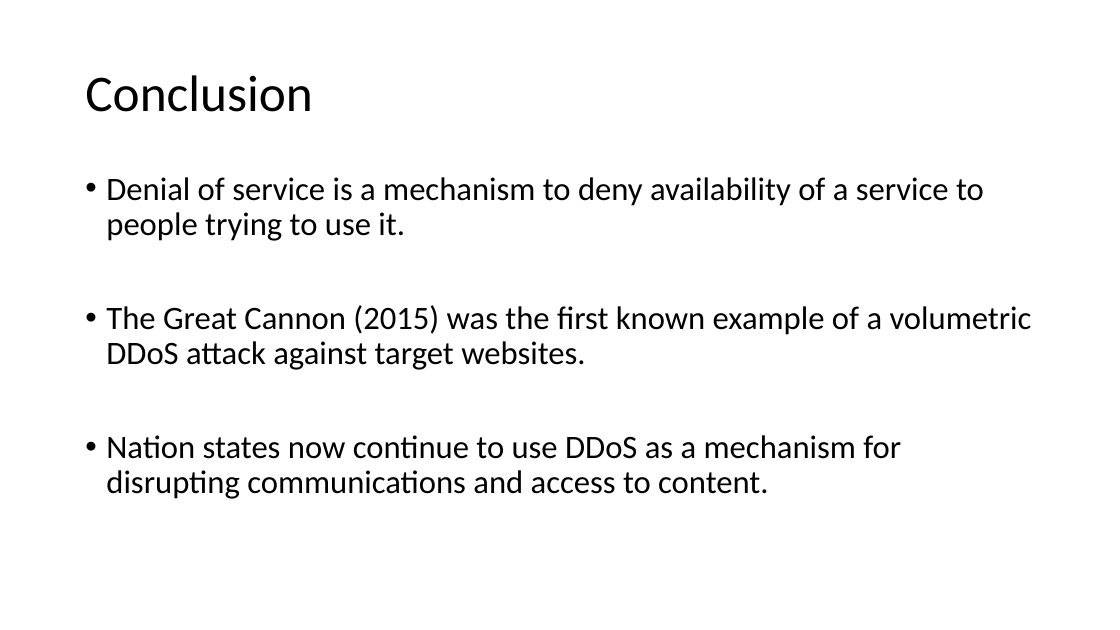
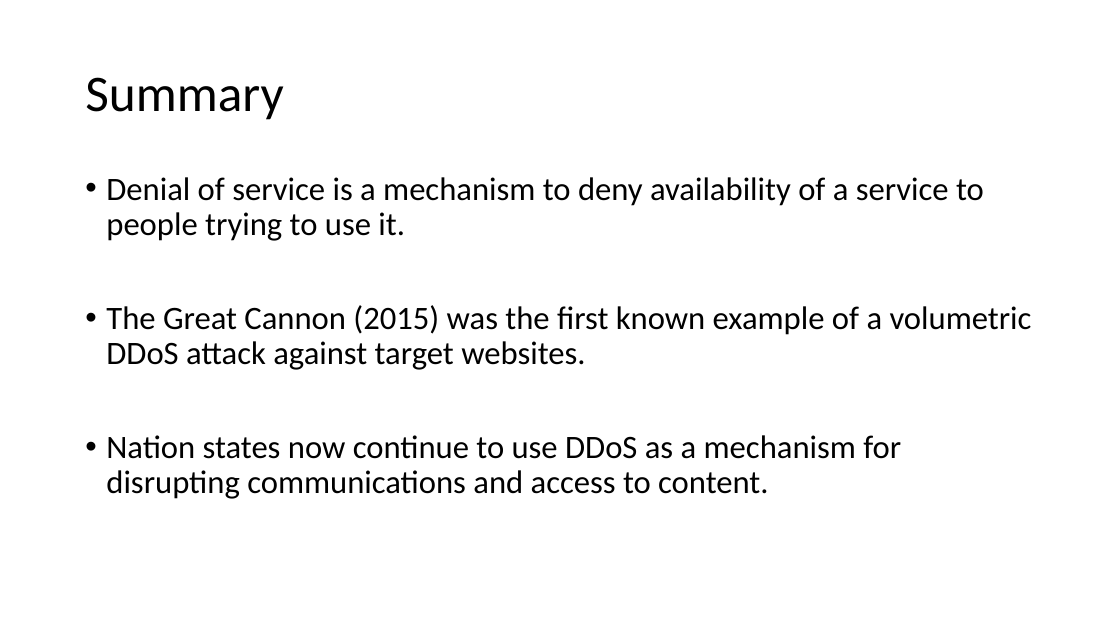
Before and after one commit to noise-lab/censorship-course, a slide deck: slide 42 of lectures/3-Active.pptx (slide 39 before the commit). Drawn at 1120x630 pixels with LibreOffice and Linux fonts; fonts in the diff are those of the drawing. Boxes give left, top, right and bottom in pixels: in the first picture for what was removed or moved away, otherwise in the second. Text is boxed around its words. In the diff, an @@ line names an element or a change of style, - is before the commit and + after.

```diff
--- a/lectures/3-Active.pptx
+++ b/lectures/3-Active.pptx
@@ title at (85, 77, 283, 120): text changed @@
-Conclusion
+Summary
```
Also in this commit, not shown: 15 other slides changed, 15 slides added, 1 slide removed, 2 other files.
